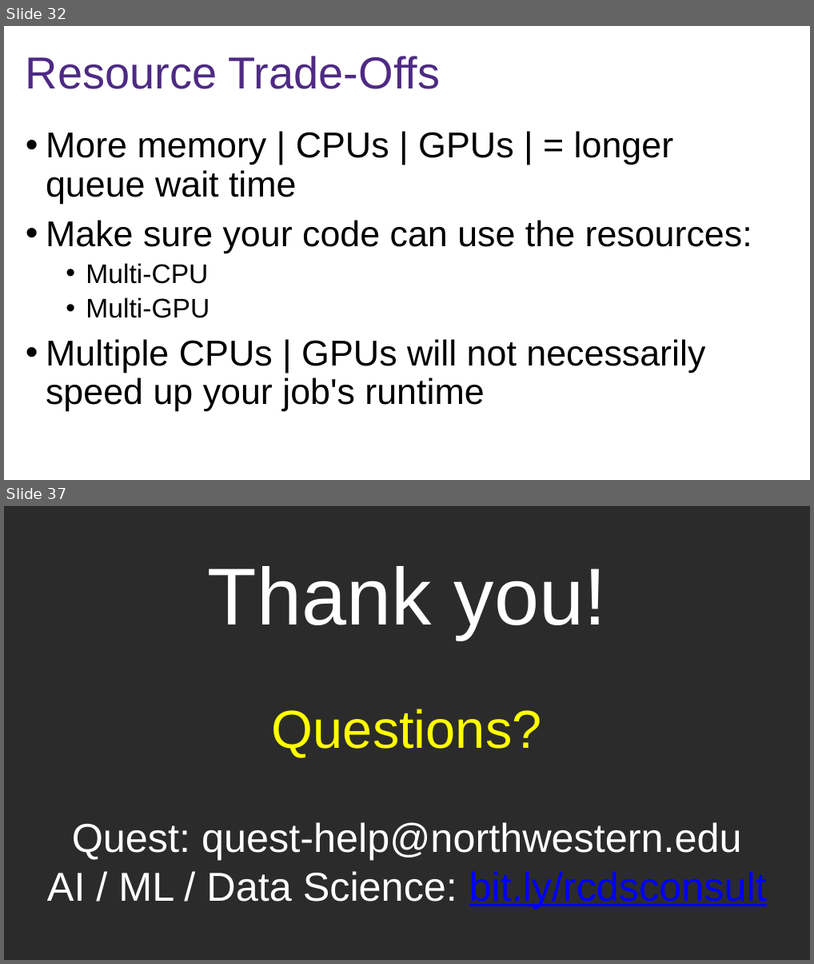
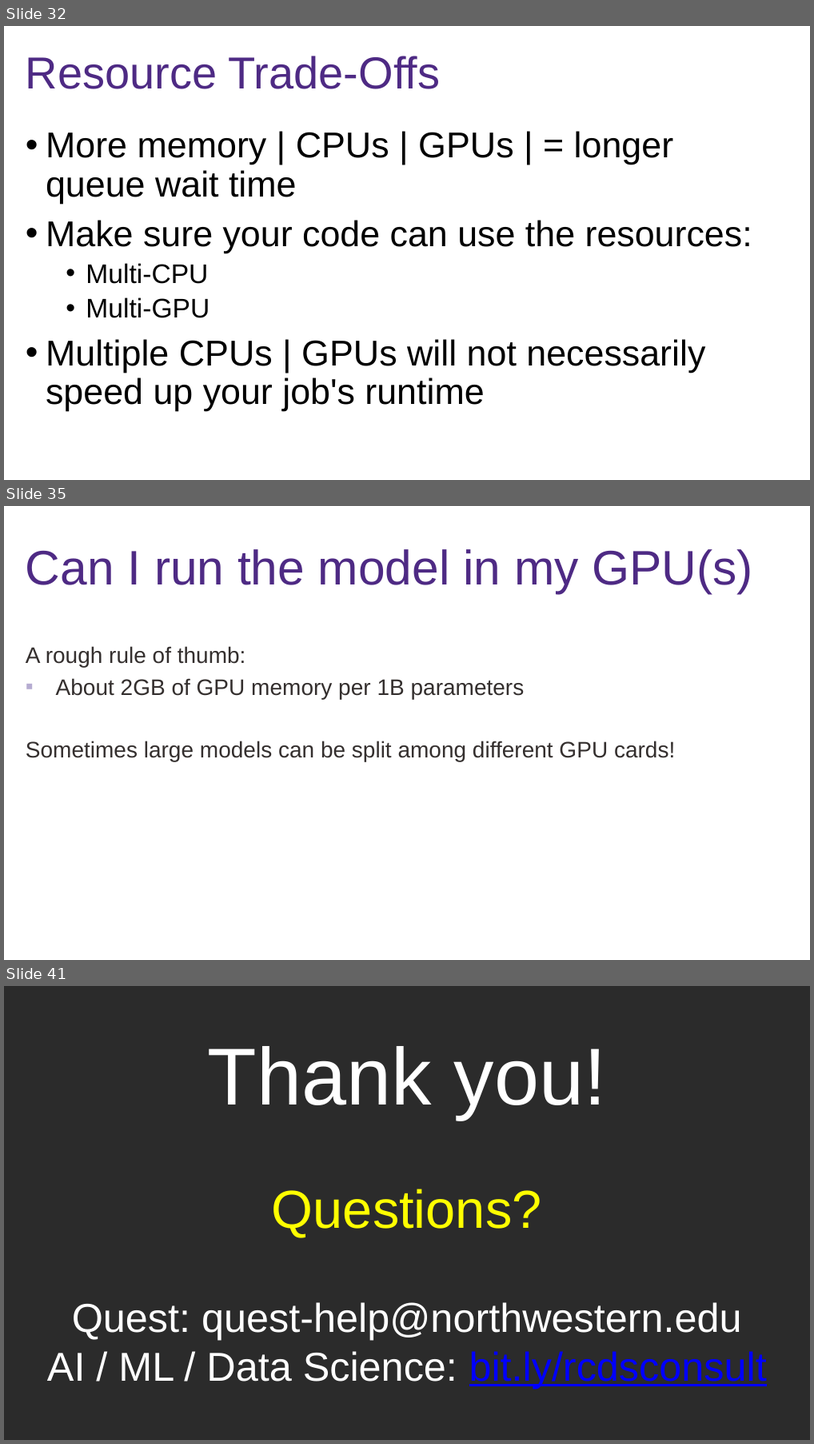
Before and after one commit to nuitrcs/workshop-llms-on-quest, a slide deck: Using LLMs on Quest.pptx. Shown one above the other, each under a label of ours: slides 32 and 37 before the commit, slides 32, 35 and 41 after it; the slides between them are not shown. The pictures are 814x964 and 814x1444 pixels, drawn with LibreOffice and Linux fonts; fonts in the diff are those of the drawing; background and template pictures are left out; a plain dark background stands for a picture behind light text. Boxes give left, top, right and bottom in pixels: in the first picture for what was removed or moved away, otherwise in the second. Text is boxed around its words. In the diff, an @@ line names an element or a change of style, - is before the commit and + after.

Commit message:
updating ppt - section on model size

```diff
--- a/Using LLMs on Quest.pptx
+++ b/Using LLMs on Quest.pptx
@@ slide 35 added at bbox=[4, 506, 810, 960], background picture (left out) @@
@@ title added at bbox=[26, 549, 754, 593], 43.2 pt, text #4E2A84 @@
+Can I run the model in my GPU(s)
@@ text added at bbox=[26, 646, 675, 761], 20 pt, text #342F2E @@
+A rough rule of thumb:
+▪ About 2GB of GPU memory per 1B parameters
+Sometimes large models can be split among different GPU cards!
@@ page number added at bbox=[616, 932, 804, 956], 12 pt, text #FFFFFF @@
+34
@@ what was slide 37 is now slide 41 @@
```
Also in this commit, not shown: 3 slides changed, 4 other slides added, 1 slide removed.
